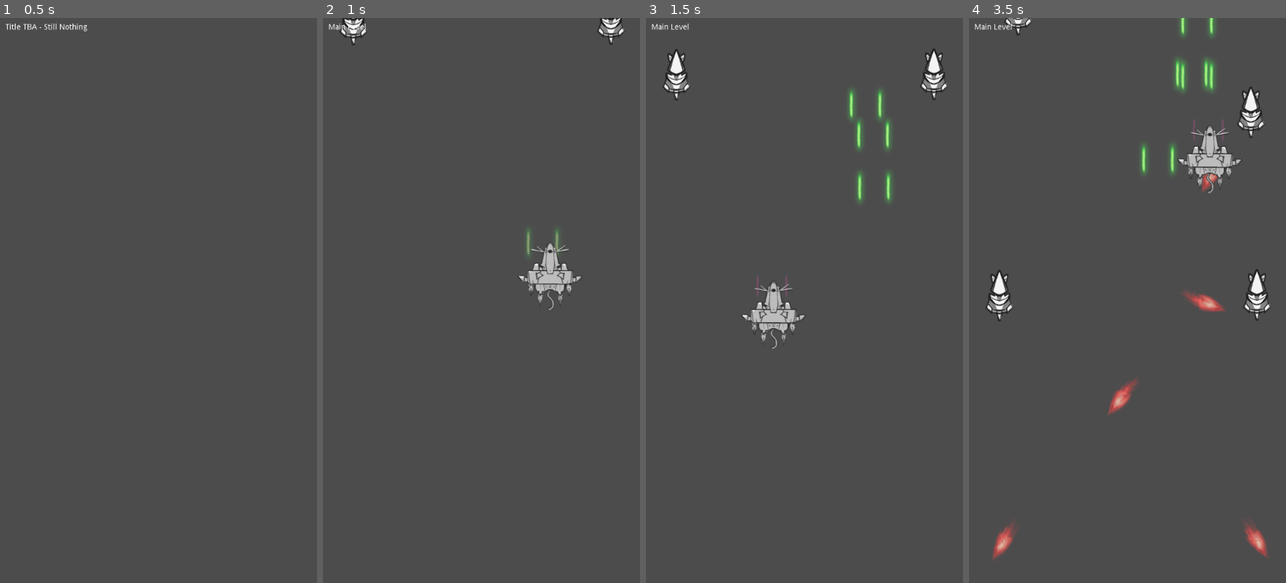
Above: before the commit, frames 1-4 (left to right).
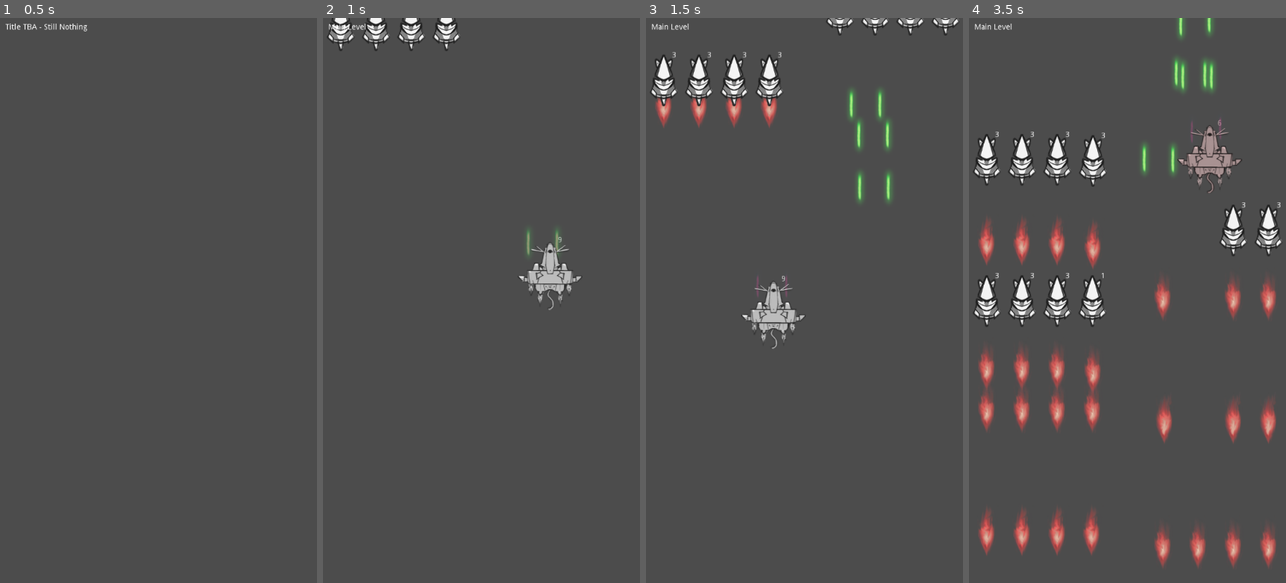
Above: after the commit, the same moments.

Repository: somedumbfox/GameJam-2022
Game: Godot game, scene res://Levels/Menu/MainMenu.tscn
Two runs of this game, one before a commit and one after it. Both use one fixed random seed, a clock stepped at 60 frames per second and the inputs below.
Inputs (mouse positions are in pixels of both pictures, inside the frame that each line leads up to):
- Up to frame 1 (0.5 s): no input
- Up to frame 2 (1 s): tap Enter at 0.5 s; move the mouse to (551, 272) at 0.52 s; click (551, 272) at 0.6 s
- Up to frame 3 (1.5 s): drag from (741, 328) to (874, 272) at 1.27 s
- Up to frame 4 (3.5 s): move the mouse to (1159, 176) at 2.02 s; click (1159, 176) at 2.1 s; drag from (1111, 413) to (1209, 46) at 2.77 s

Frame 1 is identical in both runs. In frame 2, 1.4% of the frame differs, in the area x 1-95%, y 0-40%; in frame 3, 3.2%; in frame 4, 13%, in the area x 1-99%, y 0-98%.
Error in both runs: Invalid get index '1' (on base: 'InputEventScreenTouch'). (res://Levels/MainLevel/MainLevel.gd:25)

Commit message:
some collision detection added. health tracking for enemies

Diff:
--- /dev/null
+++ b/Game/Entities/Camera/CameraKillzoneShape.tres
@@ -0,0 +1,4 @@
+[gd_resource type="RectangleShape2D" format=2]
+
+[resource]
+extents = Vector2( 1728, 50 )
--- a/Game/Entities/Camera/DefaultCamera.tscn
+++ b/Game/Entities/Camera/DefaultCamera.tscn
@@ -1,5 +1,15 @@
-[gd_scene format=2]
+[gd_scene load_steps=2 format=2]
+
+[ext_resource path="res://Entities/Camera/CameraKillzoneShape.tres" type="Shape2D" id=1]
 
 [node name="Camera2D" type="Camera2D"]
 anchor_mode = 0
 current = true
+
+[node name="KILLZONE" type="Area2D" parent="."]
+position = Vector2( 300, 1524 )
+collision_layer = 16
+collision_mask = 2
+
+[node name="KillzoneArea" type="CollisionShape2D" parent="KILLZONE"]
+shape = ExtResource( 1 )
--- a/Game/Entities/Entity/Entity.tscn
+++ b/Game/Entities/Entity/Entity.tscn
@@ -8,9 +8,9 @@
 position = Vector2( 97, 42 )
 script = ExtResource( 3 )
 
-[node name="Area2D" type="Area2D" parent="."]
+[node name="EntityCollisionDetector" type="Area2D" parent="."]
 
-[node name="EntityPhysicsShape" type="CollisionShape2D" parent="Area2D"]
+[node name="EntityPhysicsShape" type="CollisionShape2D" parent="EntityCollisionDetector"]
 shape = ExtResource( 1 )
 
 [node name="EntitySprite" type="AnimatedSprite" parent="."]
--- a/Game/Entities/NPC/Enemies/Pawn/EnemyPawn.gd
+++ b/Game/Entities/NPC/Enemies/Pawn/EnemyPawn.gd
@@ -2,6 +2,7 @@
 
 
 var SPEED = 200
+var offScreen = true
 
 
 # Called when the node enters the scene tree for the first time.
@@ -12,7 +13,30 @@
 # Called every frame. 'delta' is the elapsed time since the previous frame.
 func _process(delta):
 	position += Vector2(0,1)*SPEED*delta
+	$RichTextLabel.text = String(health)
 
 
 func _on_VisibilityEnabler2D_screen_entered():
+	offScreen = false
 	$Gun/gunTimer.start()
+
+
+func _on_EntityCollisionDetector_area_entered(area:Area2D):
+	if(area.get_collision_layer_bit(2)):
+		var projectile:Node = area.get_parent()
+		if(!offScreen):
+			if projectile.get("power") != null:
+				play_hit()
+				health -= projectile.power
+				projectile.queue_free()
+	else:
+		play_hit()
+		health -= 1
+
+	$RichTextLabel.text = String(health)
+	if(health <= 0 or area.get_collision_layer_bit(4)):
+		queue_free()
+
+func play_hit():
+	$AnimationPlayer.play("RESET")
+	$AnimationPlayer.play("hit")
--- a/Game/Entities/NPC/Enemies/Pawn/EnemyPawn.tscn
+++ b/Game/Entities/NPC/Enemies/Pawn/EnemyPawn.tscn
@@ -1,20 +1,91 @@
-[gd_scene load_steps=5 format=2]
+[gd_scene load_steps=8 format=2]
 
 [ext_resource path="res://Entities/NPC/Enemies/Pawn/EnemyPawn.gd" type="Script" id=1]
 [ext_resource path="res://Entities/NPC/Enemies/Pawn/straightGun.gd" type="Script" id=2]
 [ext_resource path="res://Entities/NPC/Enemies/Pawn/Pawn_Sprites.tres" type="SpriteFrames" id=3]
 [ext_resource path="res://Entities/Entity/Entity.tscn" type="PackedScene" id=4]
+[ext_resource path="res://Entities/NPC/Enemies/Pawn/Pawn_Collision.tres" type="Shape2D" id=6]
+
+[sub_resource type="Animation" id=1]
+length = 0.001
+tracks/0/type = "value"
+tracks/0/path = NodePath(".:modulate")
+tracks/0/interp = 1
+tracks/0/loop_wrap = true
+tracks/0/imported = false
+tracks/0/enabled = true
+tracks/0/keys = {
+"times": PoolRealArray( 0 ),
+"transitions": PoolRealArray( 1 ),
+"update": 0,
+"values": [ Color( 1, 1, 1, 1 ) ]
+}
+tracks/1/type = "value"
+tracks/1/path = NodePath(".:rotation_degrees")
+tracks/1/interp = 1
+tracks/1/loop_wrap = true
+tracks/1/imported = false
+tracks/1/enabled = true
+tracks/1/keys = {
+"times": PoolRealArray( 0 ),
+"transitions": PoolRealArray( 1 ),
+"update": 0,
+"values": [ 0.0 ]
+}
+
+[sub_resource type="Animation" id=2]
+resource_name = "hit"
+length = 0.25
+step = 0.05
+tracks/0/type = "value"
+tracks/0/path = NodePath(".:modulate")
+tracks/0/interp = 1
+tracks/0/loop_wrap = true
+tracks/0/imported = false
+tracks/0/enabled = true
+tracks/0/keys = {
+"times": PoolRealArray( 0, 0.05, 0.2, 0.25 ),
+"transitions": PoolRealArray( 1, 1, 1, 1 ),
+"update": 0,
+"values": [ Color( 1, 1, 1, 1 ), Color( 1, 0.760784, 0.760784, 1 ), Color( 1, 0.760784, 0.760784, 1 ), Color( 1, 1, 1, 1 ) ]
+}
+tracks/1/type = "value"
+tracks/1/path = NodePath(".:rotation_degrees")
+tracks/1/interp = 1
+tracks/1/loop_wrap = true
+tracks/1/imported = false
+tracks/1/enabled = true
+tracks/1/keys = {
+"times": PoolRealArray( 0, 0.05, 0.2, 0.25 ),
+"transitions": PoolRealArray( 1, 1, 1, 1 ),
+"update": 0,
+"values": [ 0.0, -5.0, 5.0, 0.0 ]
+}
 
 [node name="EnemyPawn" instance=ExtResource( 4 )]
 position = Vector2( 0, 0 )
 script = ExtResource( 1 )
 
 [node name="VisibilityEnabler2D" type="VisibilityNotifier2D" parent="." index="0"]
+position = Vector2( 0, 33 )
+
+[node name="EntityCollisionDetector" parent="." index="1"]
+collision_layer = 2
+collision_mask = 20
+
+[node name="EntityPhysicsShape" parent="EntityCollisionDetector" index="0"]
+position = Vector2( 0.5, 17.5 )
+z_index = 2
+shape = ExtResource( 6 )
 
 [node name="EntitySprite" parent="." index="2"]
 z_index = 1
 frames = ExtResource( 3 )
 animation = "pawn"
+
+[node name="AnimationPlayer" parent="." index="3"]
+anims/RESET = SubResource( 1 )
+anims/hit = SubResource( 2 )
 
 [node name="Gun" type="Node2D" parent="." index="4"]
 
@@ -27,6 +98,15 @@
 position = Vector2( 0, 50 )
 
 [node name="gunTimer" type="Timer" parent="Gun" index="1"]
+wait_time = 0.75
+
+[node name="RichTextLabel" type="RichTextLabel" parent="." index="5"]
+margin_left = 15.0
+margin_top = -52.0
+margin_right = 55.0
+margin_bottom = -12.0
+text = "Num"
 
 [connection signal="screen_entered" from="VisibilityEnabler2D" to="." method="_on_VisibilityEnabler2D_screen_entered"]
+[connection signal="area_entered" from="EntityCollisionDetector" to="." method="_on_EntityCollisionDetector_area_entered"]
 [connection signal="timeout" from="Gun/gunTimer" to="Gun/straightGun" method="_on_gunTimer_timeout"]
--- /dev/null
+++ b/Game/Entities/NPC/Enemies/Pawn/EntityCollisionDetector.gd
@@ -0,0 +1,17 @@
+extends Area2D
+
+
+# Declare member variables here. Examples:
+# var a = 2
+# var b = "text"
+var Entity : Node2D
+
+
+# Called when the node enters the scene tree for the first time.
+func _ready():
+	Entity = get_parent()
+
+
+# Called every frame. 'delta' is the elapsed time since the previous frame.
+#func _process(delta):
+#	pass
--- /dev/null
+++ b/Game/Entities/NPC/Enemies/Pawn/Pawn_Collision.tres
@@ -0,0 +1,4 @@
+[gd_resource type="RectangleShape2D" format=2]
+
+[resource]
+extents = Vector2( 25.5, 6.5 )
--- a/Game/Entities/NPC/Enemies/Pawn/straightGun.gd
+++ b/Game/Entities/NPC/Enemies/Pawn/straightGun.gd
@@ -20,14 +20,14 @@
 	#fire all available guns
 	for gun in guns:
 		if(player != null):
-			var rad = player.position.angle_to_point(self.global_position)
-			direction = Vector2(cos(rad), sin(rad))
-			bullet.rotate(rad)
-			bullet.direction = direction
+#			var rad = player.position.angle_to_point(self.global_position)
+#			direction = Vector2(cos(rad), sin(rad))
+			bullet.rotation_degrees = 90
+#			bullet.direction = direction
 			pass
 		bullet.global_position = gun.global_position
 		bullet.set_as_toplevel(true)
-		add_child(bullet)
+		get_tree().get_root().add_child(bullet)
 
 func _on_gunTimer_timeout():
 	if(isEnabled):
--- a/Game/Entities/NPC/Enemies/Projectiles/EnemyProjectile.tscn
+++ b/Game/Entities/NPC/Enemies/Projectiles/EnemyProjectile.tscn
@@ -5,7 +5,15 @@
 [ext_resource path="res://Entities/NPC/Enemies/Projectiles/EnemyProjectile.gd" type="Script" id=3]
 
 [node name="EnemyProjectile" instance=ExtResource( 1 )]
+rotation = 6.28319
 script = ExtResource( 3 )
+
+[node name="Area2D" parent="." index="0"]
+collision_layer = 8
+collision_mask = 1
+
+[node name="CollisionShape2D" parent="Area2D" index="0"]
+position = Vector2( -7, 0 )
 
 [node name="AnimatedSprite" parent="." index="1"]
 position = Vector2( -45, 0 )
@@ -13,3 +21,6 @@
 frames = ExtResource( 2 )
 frame = 1
 playing = true
+
+[node name="VisibilityNotifier2D" parent="." index="2"]
+position = Vector2( -5, 0 )
--- a/Game/Entities/NPC/Enemies/Projectiles/EnemyProjectileSprites.tres
+++ b/Game/Entities/NPC/Enemies/Projectiles/EnemyProjectileSprites.tres
@@ -9,5 +9,5 @@
 "frames": [ ExtResource( 2 ), ExtResource( 1 ), ExtResource( 3 ) ],
 "loop": true,
 "name": "default",
-"speed": 5.0
+"speed": 10.0
 } ]
--- a/Game/Entities/Player/Gun/Projectile.gd
+++ b/Game/Entities/Player/Gun/Projectile.gd
@@ -26,3 +26,6 @@
 	#print_debug("I'm gone")
 	$AnimationPlayer.play("RESET")
 	queue_free()
+
+func hit_enemy():
+	queue_free()
--- a/Game/Entities/Player/Gun/Projectile.tscn
+++ b/Game/Entities/Player/Gun/Projectile.tscn
@@ -61,11 +61,13 @@
 }
 
 [node name="Projectile" type="KinematicBody2D"]
-collision_layer = 4
-collision_mask = 2
+collision_layer = 0
+collision_mask = 0
 script = ExtResource( 3 )
 
 [node name="Area2D" type="Area2D" parent="."]
+collision_layer = 4
+collision_mask = 2
 
 [node name="CollisionShape2D" type="CollisionShape2D" parent="Area2D"]
 shape = ExtResource( 1 )
@@ -75,6 +77,7 @@
 frames = ExtResource( 2 )
 
 [node name="VisibilityNotifier2D" type="VisibilityNotifier2D" parent="."]
+position = Vector2( 0, -10 )
 
 [node name="AnimationPlayer" type="AnimationPlayer" parent="."]
 anims/RESET = SubResource( 1 )
--- a/Game/Entities/Player/Gun/Projectile_Shape.tres
+++ b/Game/Entities/Player/Gun/Projectile_Shape.tres
@@ -1,4 +1,4 @@
 [gd_resource type="CircleShape2D" format=2]
 
 [resource]
-radius = 5.0
+radius = 7.0
--- a/Game/Entities/Player/Player.gd
+++ b/Game/Entities/Player/Player.gd
@@ -14,6 +14,8 @@
 
 # Called when the node enters the scene tree for the first time.
 func _ready():
+	health = 9
+	$health.text = String(health)
 	CAMERA = $"/root/DefaultCamera"
 	SPRITE = $EntitySprite
 	pass # Replace with function body.
@@ -48,3 +50,10 @@
 	if(event is InputEventScreenDrag):
 		screen_controls_enabled = true
 		mouse_position = event.position
+
+
+func _on_EntityCollisionDetector_area_entered(area):
+	$AnimationPlayer.play(("RESET"))
+	$AnimationPlayer.play("hit")
+	health -= 1
+	$health.text = String(health)
--- a/Game/Entities/Player/Player.tscn
+++ b/Game/Entities/Player/Player.tscn
@@ -1,6 +1,5 @@
-[gd_scene load_steps=10 format=2]
+[gd_scene load_steps=9 format=2]
 
-[ext_resource path="res://Entities/Player/player_collision.tres" type="Shape2D" id=1]
 [ext_resource path="res://Entities/Player/dualShot.gd" type="Script" id=2]
 [ext_resource path="res://Entities/Entity/Entity.tscn" type="PackedScene" id=3]
 [ext_resource path="res://Entities/Player/Player.gd" type="Script" id=4]
@@ -52,11 +51,9 @@
 position = Vector2( 288, 756 )
 script = ExtResource( 4 )
 
-[node name="Area2D" parent="." index="0"]
+[node name="EntityCollisionDetector" parent="." index="0"]
 z_index = 2
-
-[node name="EntityPhysicsShape" parent="Area2D" index="0"]
-shape = ExtResource( 1 )
+collision_mask = 10
 
 [node name="EntitySprite" parent="." index="1"]
 scale = Vector2( 0.75, 0.75 )
@@ -103,6 +100,14 @@
 anims/RESET = SubResource( 1 )
 anims/hit = ExtResource( 7 )
 
+[node name="health" type="RichTextLabel" parent="." index="4"]
+margin_left = 14.0
+margin_top = -72.0
+margin_right = 54.0
+margin_bottom = -32.0
+text = "Num"
+
+[connection signal="area_entered" from="EntityCollisionDetector" to="." method="_on_EntityCollisionDetector_area_entered"]
 [connection signal="timeout" from="Guns/gunTimer" to="Guns/dualShot" method="_on_gunTimer_timeout"]
 [connection signal="timeout" from="Guns/gunTimer" to="Guns/triShot" method="_on_gunTimer_timeout"]
 [connection signal="timeout" from="Guns/gunTimer" to="Guns/quintSpread" method="_on_gunTimer_timeout"]
--- a/Game/Levels/MainLevel/MainLevel.tscn
+++ b/Game/Levels/MainLevel/MainLevel.tscn
@@ -6,6 +6,10 @@
 
 [node name="MainLevel" type="Node2D"]
 script = ExtResource( 1 )
+__meta__ = {
+"_edit_horizontal_guides_": [ 0.0 ],
+"_edit_vertical_guides_": [ 576.0 ]
+}
 
 [node name="CanvasLayer" type="CanvasLayer" parent="."]
 
@@ -23,49 +27,66 @@
 position = Vector2( 4, 0 )
 
 [node name="EnemyPawn0" parent="Enemies" instance=ExtResource( 3 )]
-position = Vector2( 51, -74 )
+position = Vector2( 28, -64 )
 
 [node name="EnemyPawn1" parent="Enemies" instance=ExtResource( 3 )]
-position = Vector2( 209, -851 )
+position = Vector2( 412, -192 )
 
 [node name="EnemyPawn2" parent="Enemies" instance=ExtResource( 3 )]
-position = Vector2( 451, -727 )
+position = Vector2( 348, -192 )
 
 [node name="EnemyPawn3" parent="Enemies" instance=ExtResource( 3 )]
-position = Vector2( 85, -592 )
+position = Vector2( 220, -64 )
 
 [node name="EnemyPawn4" parent="Enemies" instance=ExtResource( 3 )]
-position = Vector2( 519, -75 )
+position = Vector2( 92, -64 )
 
 [node name="EnemyPawn5" parent="Enemies" instance=ExtResource( 3 )]
-position = Vector2( 300, -1157 )
+position = Vector2( 476, -192 )
 
 [node name="EnemyPawn6" parent="Enemies" instance=ExtResource( 3 )]
-position = Vector2( 508, -406 )
+position = Vector2( 156, -64 )
 
 [node name="EnemyPawn7" parent="Enemies" instance=ExtResource( 3 )]
-position = Vector2( 456, -1344 )
+position = Vector2( 28, -320 )
 
 [node name="EnemyPawn8" parent="Enemies" instance=ExtResource( 3 )]
-position = Vector2( 89, -1282 )
+position = Vector2( 540, -192 )
 
 [node name="EnemyPawn9" parent="Enemies" instance=ExtResource( 3 )]
-position = Vector2( 424, -1851 )
+position = Vector2( 156, -320 )
 
 [node name="EnemyPawn10" parent="Enemies" instance=ExtResource( 3 )]
-position = Vector2( 102, -2521 )
+position = Vector2( 156, -896 )
+
+[node name="EnemyPawn17" parent="Enemies" instance=ExtResource( 3 )]
+position = Vector2( 220, -896 )
+
+[node name="EnemyPawn18" parent="Enemies" instance=ExtResource( 3 )]
+position = Vector2( 284, -896 )
+
+[node name="EnemyPawn19" parent="Enemies" instance=ExtResource( 3 )]
+position = Vector2( 348, -896 )
+
+[node name="EnemyPawn16" parent="Enemies" instance=ExtResource( 3 )]
+position = Vector2( 92, -896 )
 
 [node name="EnemyPawn11" parent="Enemies" instance=ExtResource( 3 )]
-position = Vector2( 519, -2571 )
+position = Vector2( 29, -896 )
 
 [node name="EnemyPawn12" parent="Enemies" instance=ExtResource( 3 )]
-position = Vector2( 141, -1894 )
+position = Vector2( 221, -318 )
 
 [node name="EnemyPawn13" parent="Enemies" instance=ExtResource( 3 )]
-position = Vector2( 326, -2777 )
+position = Vector2( 412, -896 )
+
+[node name="EnemyPawn20" parent="Enemies" instance=ExtResource( 3 )]
+position = Vector2( 476, -896 )
 
 [node name="EnemyPawn14" parent="Enemies" instance=ExtResource( 3 )]
-position = Vector2( 84, -2813 )
+position = Vector2( 540, -896 )
 
 [node name="EnemyPawn15" parent="Enemies" instance=ExtResource( 3 )]
-position = Vector2( 208, -1554 )
+position = Vector2( 92, -320 )
+
+[editable path="Player"]
--- a/Game/project.godot
+++ b/Game/project.godot
@@ -26,6 +26,18 @@
 window/stretch/mode="viewport"
 window/stretch/aspect="keep"
 
+[importer_defaults]
+
+mp3={
+"loop": false
+}
+texture={
+"flags/filter": false
+}
+ogg_vorbis={
+"loop": false
+}
+
 [input]
 
 mouse_click={
@@ -40,6 +52,7 @@
 2d_physics/layer_2="NPC"
 2d_physics/layer_3="Player_Projectile"
 2d_physics/layer_4="NPC_Projectile"
+2d_physics/layer_5="KILLZONE"
 
 [physics]
 
